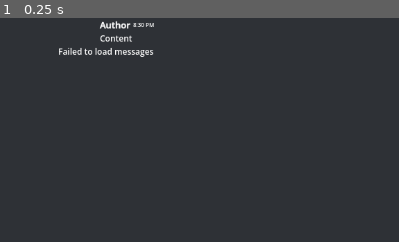
Above: before the commit, frame 1.
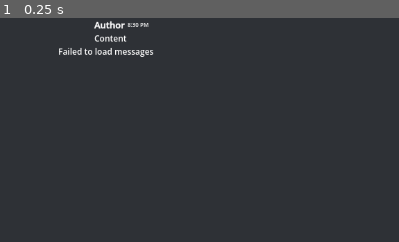
Above: after the commit, the same moment.

Repository: drtheodor/lothoclient
Game: Godot game, scene res://channel.tscn
Two runs of this game, one before a commit and one after it. Both use one fixed random seed, a clock stepped at 60 frames per second and the inputs below.
Inputs:
- Up to frame 1 (0.25 s): no input
The pictures show only the part of the screen within x 0-50%, y 0-50%; the shares and areas given below are measured in that part.

The runs differ from the first frame. In frame 1, 0.4% of the frame differs, in the area x 23-39%, y 1-11%.

Commit message:
fix: make avatar size 40px

Diff:
--- a/message.tscn
+++ b/message.tscn
@@ -35,7 +35,7 @@
 
 [node name="Avatar" type="TextureRect" parent="." unique_id=279053992]
 material = SubResource("ShaderMaterial_13d81")
-custom_minimum_size = Vector2(48, 48)
+custom_minimum_size = Vector2(40, 40)
 layout_mode = 2
 size_flags_vertical = 8
 expand_mode = 1
